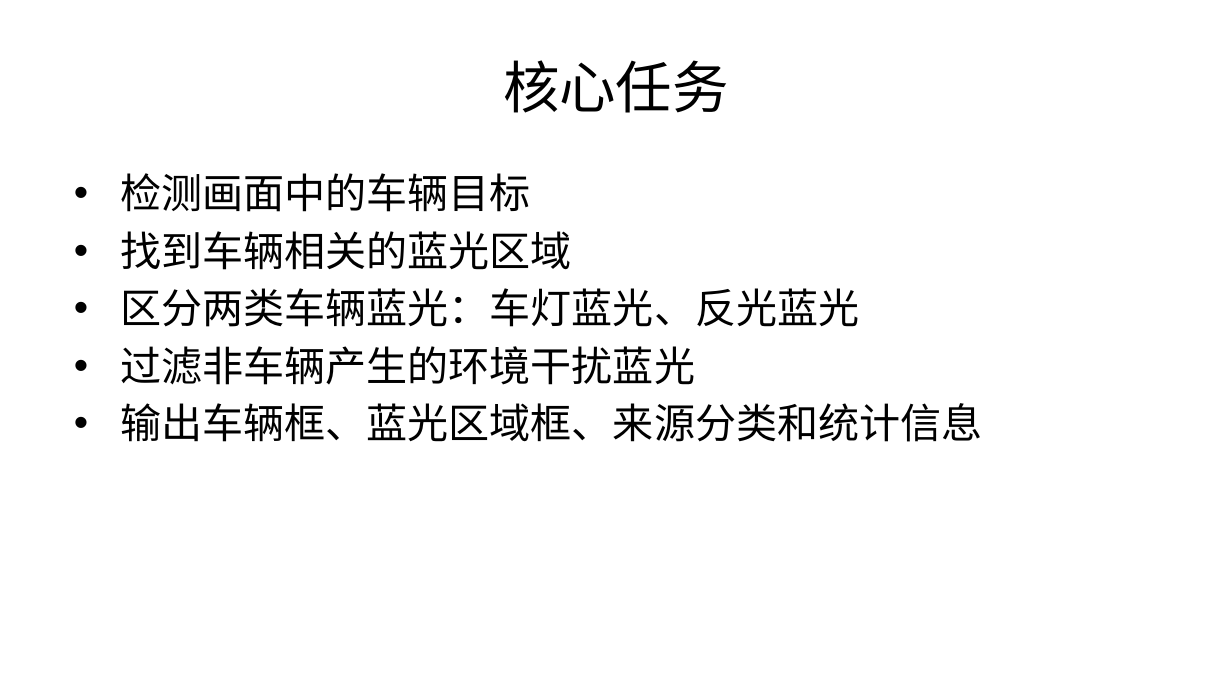
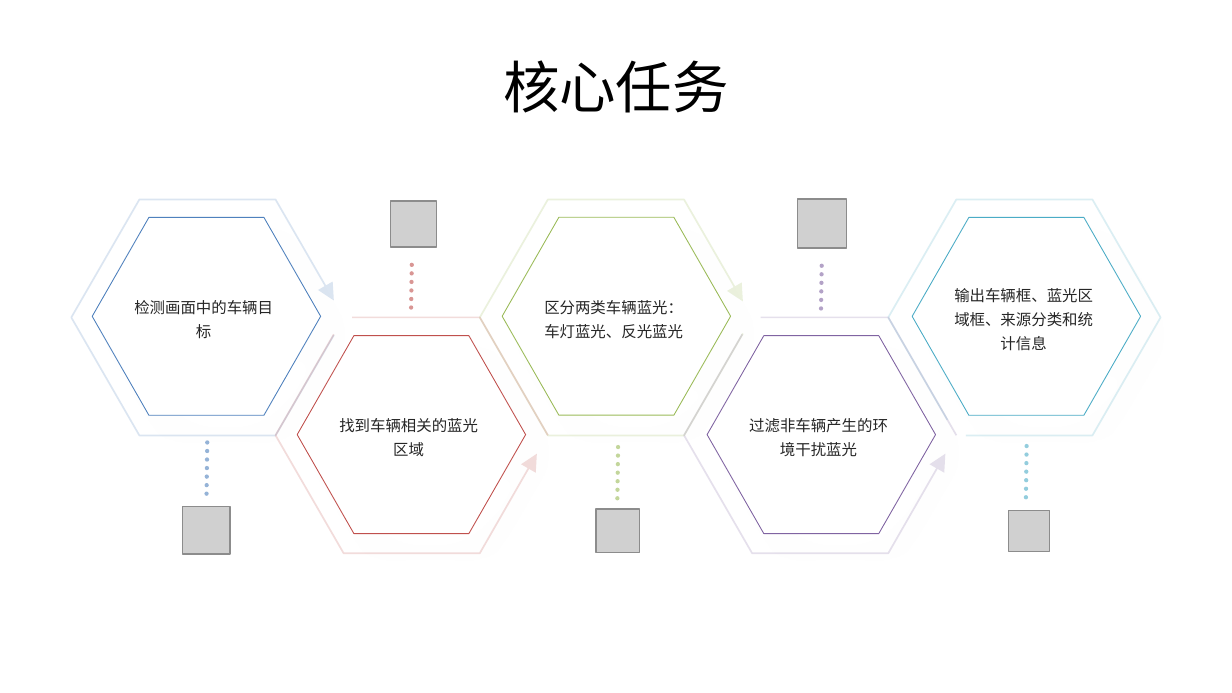
Before and after one commit to szl97/DAA, a slide deck: slide 3 of blue-light-detection/解题ppt.pptx. Drawn at 1232x693 pixels with LibreOffice and Linux fonts; fonts in the diff are those of the drawing; grey boxes stand for pictures. Boxes give left, top, right and bottom in pixels: in the first picture for what was removed or moved away, otherwise in the second. Text is boxed around its words. In the diff, an @@ line names an element or a change of style, - is before the commit and + after.

Commit message:
PPT

```diff
--- a/blue-light-detection/解题ppt.pptx
+++ b/blue-light-detection/解题ppt.pptx
@@ text removed at (120, 173, 982, 442) @@
-• 检测画面中的车辆目标
-• 找到车辆相关的蓝光区域
-• 区分两类车辆蓝光：车灯蓝光、反光蓝光
-• 过滤非车辆产生的环境干扰蓝光
-• 输出车辆框、蓝光区域框、来源分类和统计信息
@@ freeform shape added at (71, 200, 334, 435), outline #4F81BD 1 pt @@
@@ picture added at (391, 201, 436, 246) @@
@@ freeform shape added at (479, 200, 743, 435), outline #9BBB59 1 pt @@
@@ picture added at (798, 198, 848, 248) @@
@@ freeform shape added at (888, 200, 1161, 435), outline #4BACC6 1 pt @@
@@ hexagon added at (92, 217, 320, 415), fill #FFFFFF, outline #4F81BD 0.5 pt, 9 pt, text #262626 @@
+检测画面中的车辆目标
@@ hexagon added at (503, 217, 731, 415), fill #FFFFFF, outline #9BBB59 0.5 pt, 9 pt, text #262626 @@
+区分两类车辆蓝光：车灯蓝光、反光蓝光
@@ hexagon added at (912, 217, 1140, 415), fill #FFFFFF, outline #4BACC6 0.5 pt, 9 pt, text #262626 @@
+输出车辆框、蓝光区域框、来源分类和统计信息
@@ line added from (411, 265) to (411, 314), #D99694 2.5 pt dashed @@
@@ line added from (822, 266) to (821, 315), #B3A2C7 2.5 pt dashed @@
@@ freeform shape added at (352, 318, 548, 436), outline #C0504D 1 pt @@
@@ freeform shape added at (760, 318, 956, 436), outline #8064A2 1 pt @@
@@ freeform shape added at (276, 334, 537, 553), outline #C0504D 1 pt @@
@@ hexagon added at (297, 335, 525, 533), fill #FFFFFF, outline #C0504D 0.5 pt, 9 pt, text #262626 @@
+找到车辆相关的蓝光区域
@@ freeform shape added at (684, 334, 945, 553), outline #8064A2 1 pt @@
@@ hexagon added at (707, 335, 935, 533), fill #FFFFFF, outline #8064A2 0.5 pt, 9 pt, text #262626 @@
+过滤非车辆产生的环境干扰蓝光
@@ line added from (207, 442) to (207, 499), #95B3D7 2.5 pt dashed @@
@@ line added from (618, 447) to (617, 504), #C3D69B 2.5 pt dashed @@
@@ line added from (1026, 446) to (1026, 503), #93CDDD 2.5 pt dashed @@
@@ picture added at (182, 506, 229, 553) @@
@@ picture added at (596, 509, 639, 552) @@
@@ picture added at (1009, 510, 1050, 551) @@
```
Also in this commit, not shown: 8 other slides changed.
